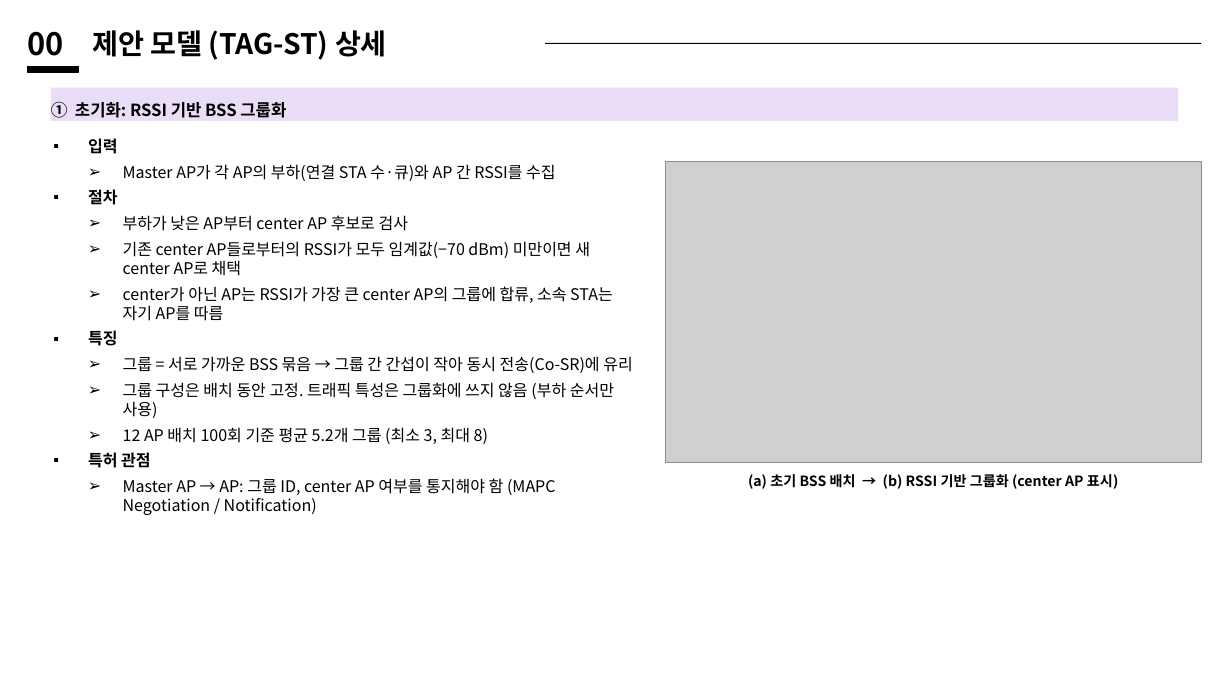
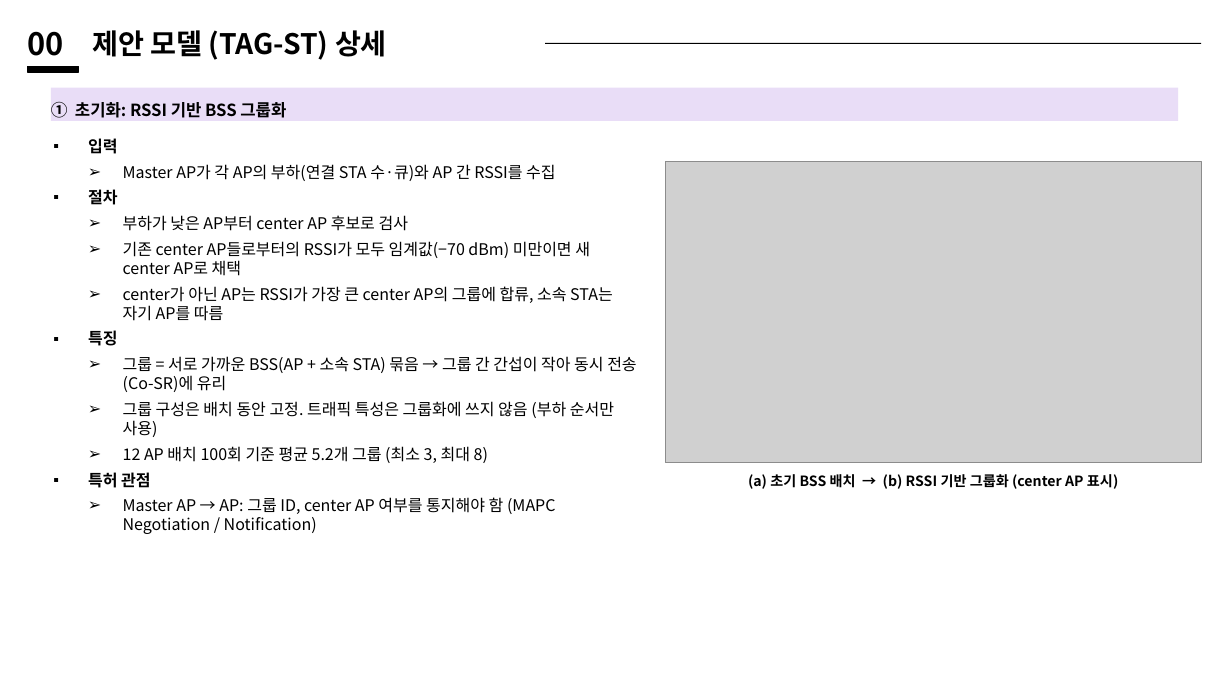
Before and after one commit to wanniii/Multi-AP-Coordination_Grouping, a slide deck: slide 2 of paper/slides/TAG-ST_model_detail_slides.pptx. Drawn at 1232x693 pixels with LibreOffice and Linux fonts; fonts in the diff are those of the drawing; grey boxes stand for pictures. Boxes give left, top, right and bottom in pixels: in the first picture for what was removed or moved away, otherwise in the second. Text is boxed around its words. In the diff, an @@ line names an element or a change of style, - is before the commit and + after.

```diff
--- a/paper/slides/TAG-ST_model_detail_slides.pptx
+++ b/paper/slides/TAG-ST_model_detail_slides.pptx
@@ text at (x1=123, y1=356, x2=636, y2=392): text changed @@
-  ➢ 그룹 = 서로 가까운 BSS 묶음 → 그룹 간 간섭이 작아 동시 전송(Co-SR)에 유리
+  ➢ 그룹 = 서로 가까운 BSS(AP + 소속 STA) 묶음 → 그룹 간 간섭이 작아 동시 전송(Co-SR)에 유리
```
Also in this commit, not shown: 3 other slides changed, 1 other file.
